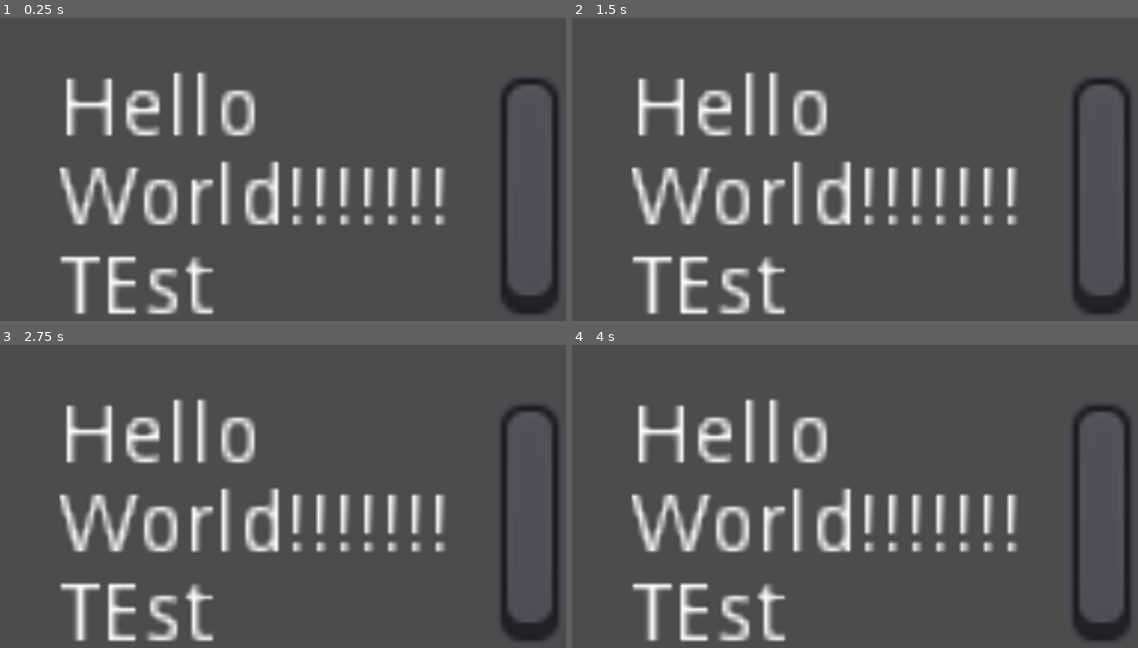
Above: before the commit, frames 1-4 (two rows, left to right).
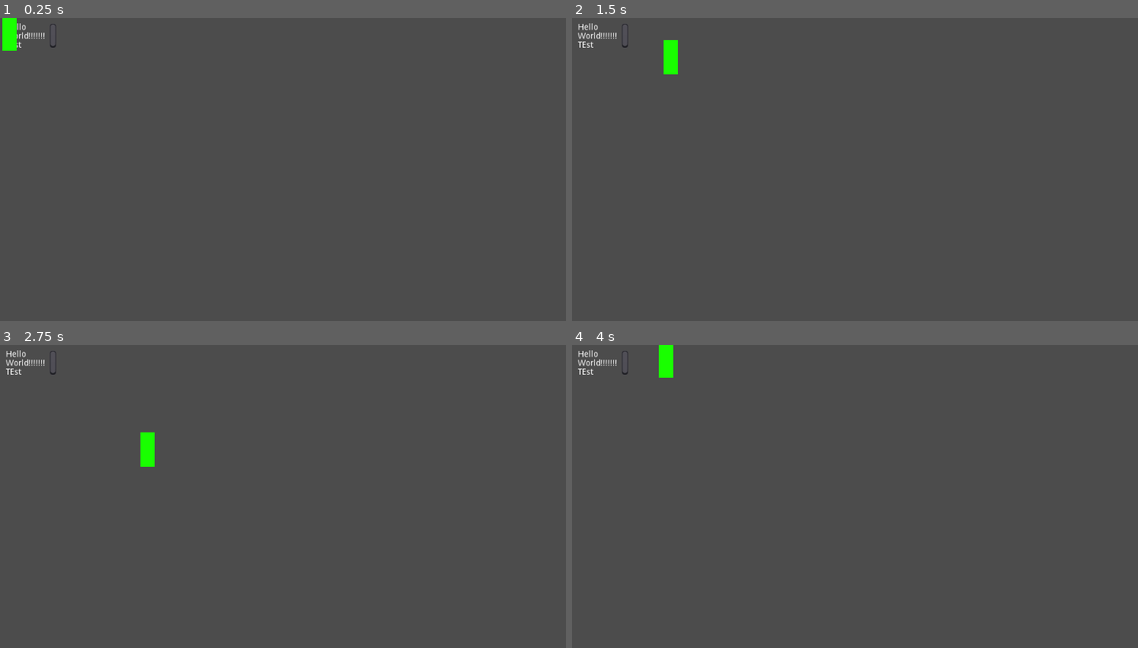
Above: after the commit, the same moments.

Repository: MyrenEario/SGJ25-CoopParkour
Game: Godot game, scene res://Main.tscn
Same seed, same stepped clock (60 frames per second), same inputs: the game is played once before the commit and once after it. Before the commit the project has no main scene; this scene is started directly in both runs.
Inputs:
- Up to frame 1 (0.25 s): no input
- Up to frame 2 (1.5 s): tap Enter at 0.5 s; hold Right (ui_right) 0.53-1.28 s; hold Down (ui_down) from 1.28 s (still down)
- Up to frame 3 (2.75 s): release Down (ui_down) at 2.03 s; hold Right (ui_right) from 2.03 s (still down)
- Up to frame 4 (4 s): tap Space at 2.75 s; release Right (ui_right) at 2.78 s; hold Up (ui_up) 2.78-3.53 s; hold Left (ui_left) from 3.53 s (still down)

The runs differ from the first frame. In frame 1, 13% of the frame differs, in the area x 0-99%, y 0-98%; in frame 2, 13%, in the area x 1-99%, y 1-98%; in frame 3, 13%; in frame 4, 13%.

Commit message:
.

Diff:
--- a/game/Main.tscn
+++ b/game/Main.tscn
@@ -1,7 +1,11 @@
-[gd_scene format=2]
+[gd_scene load_steps=3 format=2]
+
+[ext_resource path="res://Player.tscn" type="PackedScene" id=1]
+
+[sub_resource type="RectangleShape2D" id=1]
+extents = Vector2( 74.8624, 90.2136 )
 
 [node name="Node2D" type="Node2D"]
-scale = Vector2( 10, 10 )
 
 [node name="RichTextLabel" type="RichTextLabel" parent="."]
 margin_left = 10.0
@@ -13,3 +17,12 @@
 __meta__ = {
 "_edit_use_anchors_": false
 }
+
+[node name="Node2D" parent="." instance=ExtResource( 1 )]
+position = Vector2( 16.5, 25.7 )
+
+[node name="StaticBody2D" type="StaticBody2D" parent="."]
+position = Vector2( 335.075, 211.428 )
+
+[node name="CollisionShape2D" type="CollisionShape2D" parent="StaticBody2D"]
+shape = SubResource( 1 )
--- /dev/null
+++ b/game/Player.gd
@@ -0,0 +1,20 @@
+extends KinematicBody2D
+
+
+# Declare member variables here. Examples:
+# var a = 2
+# var b = "text"
+
+
+# Called when the node enters the scene tree for the first time.
+func _ready():
+	pass # Replace with function body.
+
+
+func _process(delta):
+
+	var input_vector = Vector2.ZERO;
+	input_vector.x = Input.get_action_strength("ui_right") - Input.get_action_strength("ui_left");
+	input_vector.y = Input.get_action_strength("ui_down") - Input.get_action_strength("ui_up");
+
+	move_and_collide(200* input_vector * delta);
--- /dev/null
+++ b/game/Player.tscn
@@ -0,0 +1,23 @@
+[gd_scene load_steps=3 format=2]
+
+[ext_resource path="res://Player.gd" type="Script" id=1]
+
+[sub_resource type="CapsuleShape2D" id=1]
+radius = 12.4361
+height = 33.8401
+
+[node name="Node2D" type="KinematicBody2D"]
+script = ExtResource( 1 )
+
+[node name="ColorRect" type="ColorRect" parent="."]
+margin_left = -12.0
+margin_top = -29.0
+margin_right = 12.0
+margin_bottom = 29.0
+color = Color( 0.101961, 1, 0, 1 )
+__meta__ = {
+"_edit_use_anchors_": false
+}
+
+[node name="CollisionShape2D" type="CollisionShape2D" parent="."]
+shape = SubResource( 1 )
--- a/game/project.godot
+++ b/game/project.godot
@@ -16,6 +16,7 @@
 [application]
 
 config/name="SGJ25 Coop Parkour"
+run/main_scene="res://Main.tscn"
 config/icon="res://icon.png"
 
 [rendering]
